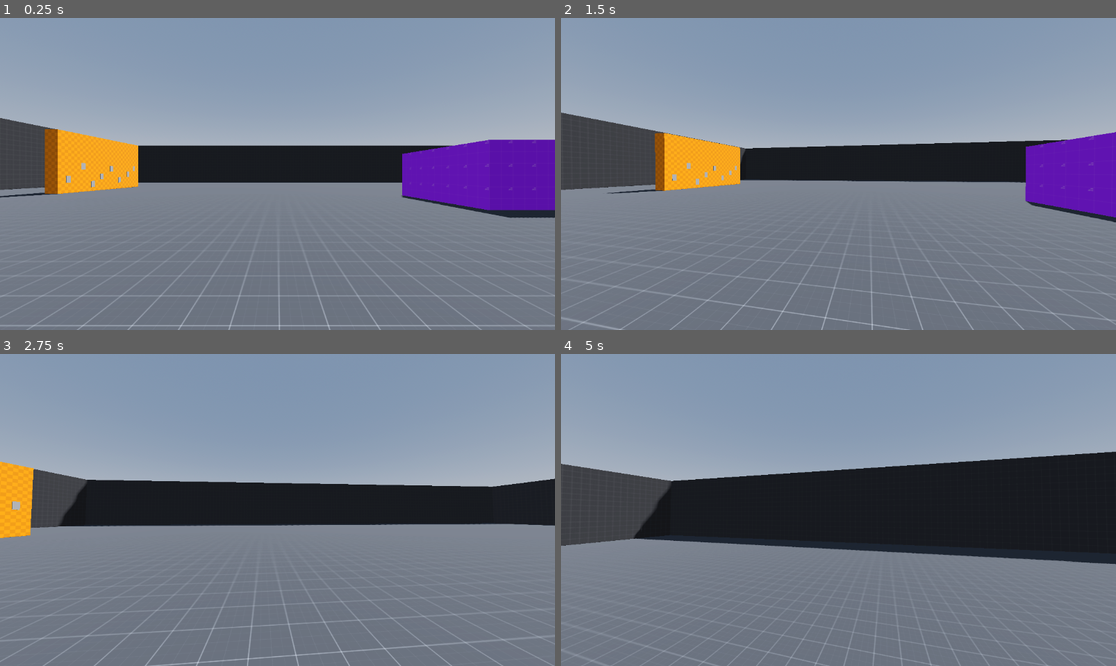
Above: before the commit, frames 1-4 (two rows, left to right).
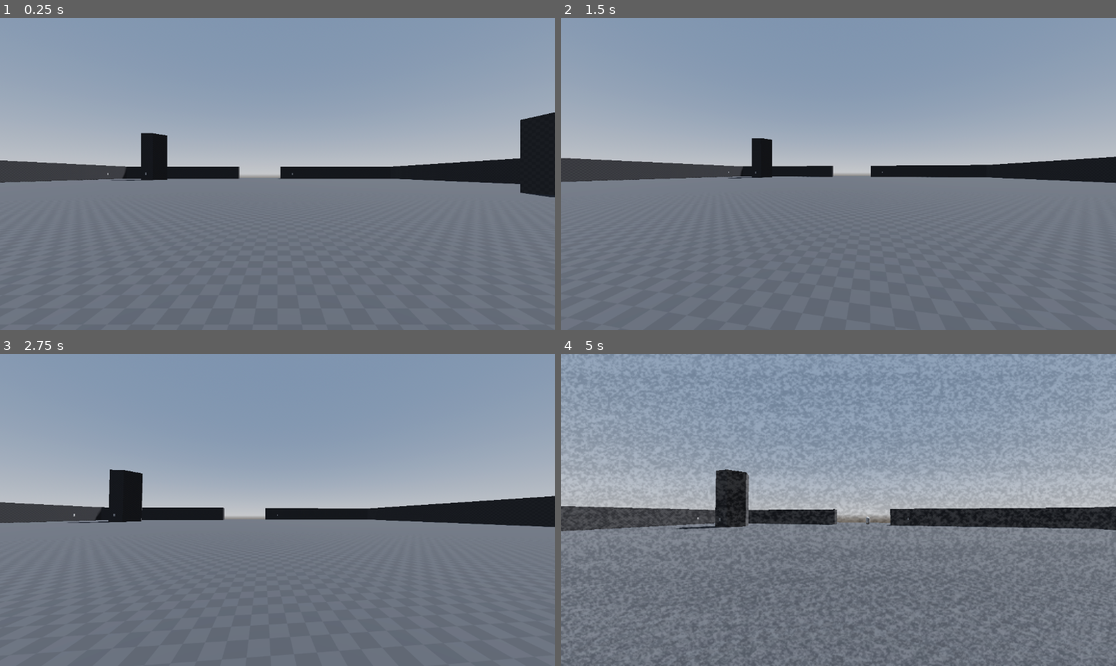
Above: after the commit, the same moments.

Repository: pokemeta/s_stalker
Game: Godot game, scene res://world_navmeshtest.tscn
Two runs of this game, one before a commit and one after it. Both use one fixed random seed, a clock stepped at 60 frames per second and the inputs below. Before the commit the project starts from res://world.tscn.
Inputs (mouse positions are in pixels of both pictures, inside the frame that each line leads up to):
- Up to frame 1 (0.25 s): no input
- Up to frame 2 (1.5 s): tap Enter (ui_accept) at 0.5, 0.77 s; move the mouse to (866, 174) at 0.52 s; hold W (up) from 0.53 s (still down); click (866, 174) at 0.6 s; move the mouse to (810, 174) at 1.27 s; click (810, 174) at 1.35 s
- Up to frame 3 (2.75 s): keep holding W (up); tap Enter (ui_accept) at 1.52 s; move the mouse to (288, 503) at 2.02 s; hold Shift (sprint) from 2.03 s (still down); click (288, 503) at 2.3 s
- Up to frame 4 (5 s): keep holding W (up); move the mouse to (832, 516) at 2.77 s; release Shift (sprint) at 2.78 s; tap Delete at 2.85 s; tap Enter (ui_accept) at 3.02, 3.77, 4.52 s; click (832, 516) at 3.05 s; move the mouse to (877, 513) at 3.52 s; tap X at 3.6 s; click (877, 513) at 3.8 s; move the mouse to (794, 506) at 4.27 s; tap Backspace at 4.35 s; click (794, 506) at 4.55 s

The runs differ from the first frame. In frame 1, 16% of the frame differs, in the area x 0-100%, y 30-100%; in frame 2, 15%; in frame 3, 12%; in frame 4, 24%, in the area x 0-100%, y 31-100%.

Commit message:
changed code a bit to separate into functions

Diff:
--- a/enemy.gd
+++ b/enemy.gd
@@ -19,17 +19,12 @@
 var selected_number
 
 func _physics_process(_delta):
-	if delay_teleport <= 180:
-		delay_teleport += 1
-	else:
-		var randomizer = randf_range(0, teleport_points.size())
-		while randomizer == selected_number:
-			randomizer = randf_range(0, teleport_points.size())
-		selected_number = randomizer
-		global_position = teleport_points[randomizer].global_position
-		global_position.y += 1
-		delay_teleport = 0
 
+	teleport()
+
+	player_on_sight()
+
+func player_on_sight():
 	var space = get_world_3d().direct_space_state
 	var ray_to_player = PhysicsRayQueryParameters3D.create(
 		global_position, playercontroller.global_position
@@ -42,6 +37,18 @@
 		else:
 			ai_move()
 			playercontroller.emit_signal("set_view_false")
+
+func teleport():
+	if delay_teleport <= 180:
+		delay_teleport += 1
+	else:
+		var randomizer = randf_range(0, teleport_points.size())
+		while randomizer == selected_number:
+			randomizer = randf_range(0, teleport_points.size())
+		selected_number = randomizer
+		global_position = teleport_points[randomizer].global_position
+		global_position.y += 1
+		delay_teleport = 0
 
 func ai_move():
 	nav_agent.set_target_position(playercontroller.global_position)
--- a/playercontroller.gd
+++ b/playercontroller.gd
@@ -68,37 +68,16 @@
 		camera.rotation.x = clamp(camera.rotation.x, deg_to_rad(-40), deg_to_rad(60))
 
 func _physics_process(delta):
-	if pagecast.is_colliding():
-		if pagecast.get_collider(0) is page_object and is_close_to_page:
-			press_e.visible = true
-			if Input.is_action_just_pressed("interact"):
-				press_e.visible = false
-				collected_page()
-				pagecast.get_collider(0).emit_signal("destroy_page")
-	else:
-		press_e.visible = false
+	page_near_check()
 
-	if is_seeing_the_enemy():
-		if not radio_sound.playing:
-			radio_sound.play()
-
-		if radio_sound.volume_db <= -20:
-			radio_sound.volume_db += 0.01
-
-		if tv_static.self_modulate.a < 1:
-			tv_static.self_modulate.a += 0.001
-	else:
-		if radio_sound.volume_db >= -30:
-			radio_sound.volume_db -= 0.1
-		else:
-			radio_sound.stop()
-
-		if tv_static.self_modulate.a > 0:
-			tv_static.self_modulate.a -= 0.01
+	health_handle()
 
 	if Input.is_action_just_pressed("escape"):
 		Input.set_mouse_mode(Input.MOUSE_MODE_VISIBLE)
 
+	movement(delta)
+
+func movement(delta):
 	# Add the gravity.
 	if not is_on_floor():
 		velocity.y -= gravity * delta
@@ -139,6 +118,36 @@
 
 	move_and_slide()
 
+func health_handle():
+	if is_seeing_the_enemy():
+		if not radio_sound.playing:
+			radio_sound.play()
+
+		if radio_sound.volume_db <= -20:
+			radio_sound.volume_db += 0.01
+
+		if tv_static.self_modulate.a < 1:
+			tv_static.self_modulate.a += 0.001
+	else:
+		if radio_sound.volume_db >= -30:
+			radio_sound.volume_db -= 0.1
+		else:
+			radio_sound.stop()
+
+		if tv_static.self_modulate.a > 0:
+			tv_static.self_modulate.a -= 0.01
+
+func page_near_check():
+	if pagecast.is_colliding():
+		if pagecast.get_collider(0) is page_object and is_close_to_page:
+			press_e.visible = true
+			if Input.is_action_just_pressed("interact"):
+				press_e.visible = false
+				collected_page()
+				pagecast.get_collider(0).emit_signal("destroy_page")
+	else:
+		press_e.visible = false
+
 func collected_page():
 	pages_sound.play()
 	pages += 1
--- a/project.godot
+++ b/project.godot
@@ -11,7 +11,7 @@
 [application]
 
 config/name="s_stalker"
-run/main_scene="res://world.tscn"
+run/main_scene="res://world_navmeshtest.tscn"
 config/features=PackedStringArray("4.1", "Forward Plus")
 config/icon="res://icon.svg"
 
